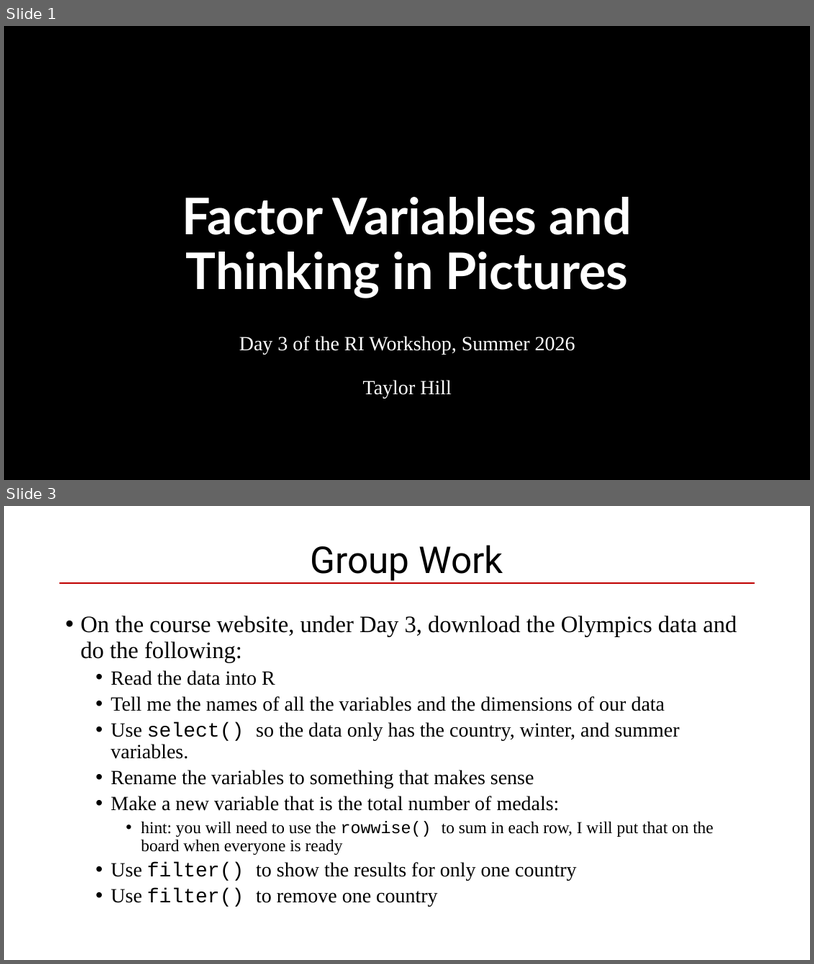
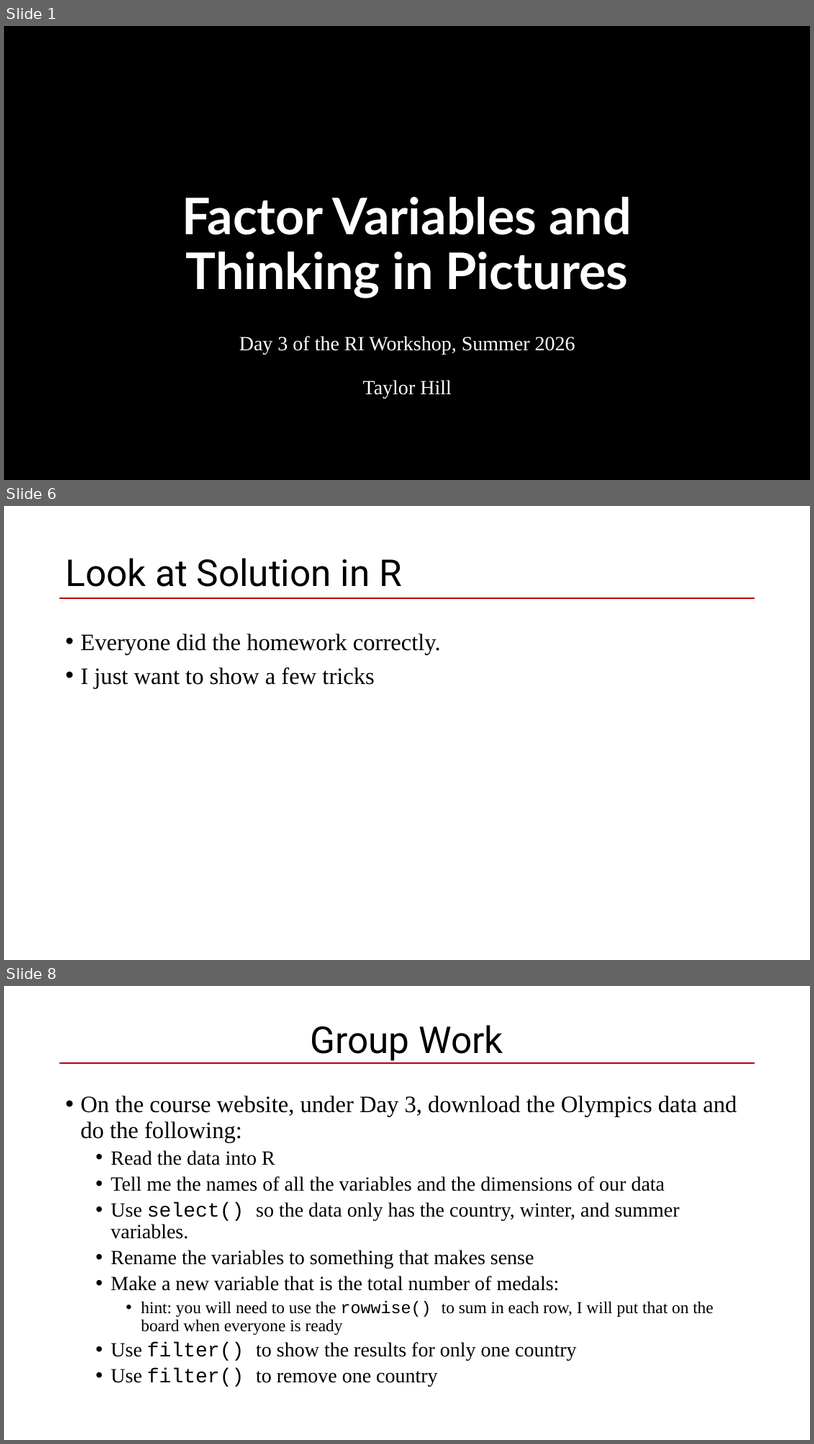
Before and after one commit to taylor-hill23/summer-ri-workshop-quarto, a slide deck: materials/class-slide-day3-powerpoint.pptx. Shown one above the other, each under a label of ours: slides 1 and 3 before the commit, slides 1, 6 and 8 after it; the slides between them are not shown. The pictures are 814x964 and 814x1444 pixels, drawn with LibreOffice and Linux fonts; fonts in the diff are those of the drawing; background and template pictures are left out. Boxes give left, top, right and bottom in pixels: in the first picture for what was removed or moved away, otherwise in the second. Text is boxed around its words. In the diff, an @@ line names an element or a change of style, - is before the commit and + after.

```diff
--- a/materials/class-slide-day3-powerpoint.pptx
+++ b/materials/class-slide-day3-powerpoint.pptx
@@ slide 6 added at <box>4,506,810,960</box>, background #FFFFFF @@
@@ title added at <box>65,558,402,587</box>, 44 pt, text #000000 @@
+Look at Solution in R
@@ line added from (59, 598) to (756, 598), #C00000 1.5 pt @@
@@ text added at <box>80,633,441,688</box>, 28 pt, text #000000 @@
+• Everyone did the homework correctly.
+• I just want to show a few tricks
@@ what was slide 3 is now slide 8 @@
```
Also in this commit, not shown: 4 slides changed, 6 other slides added.
